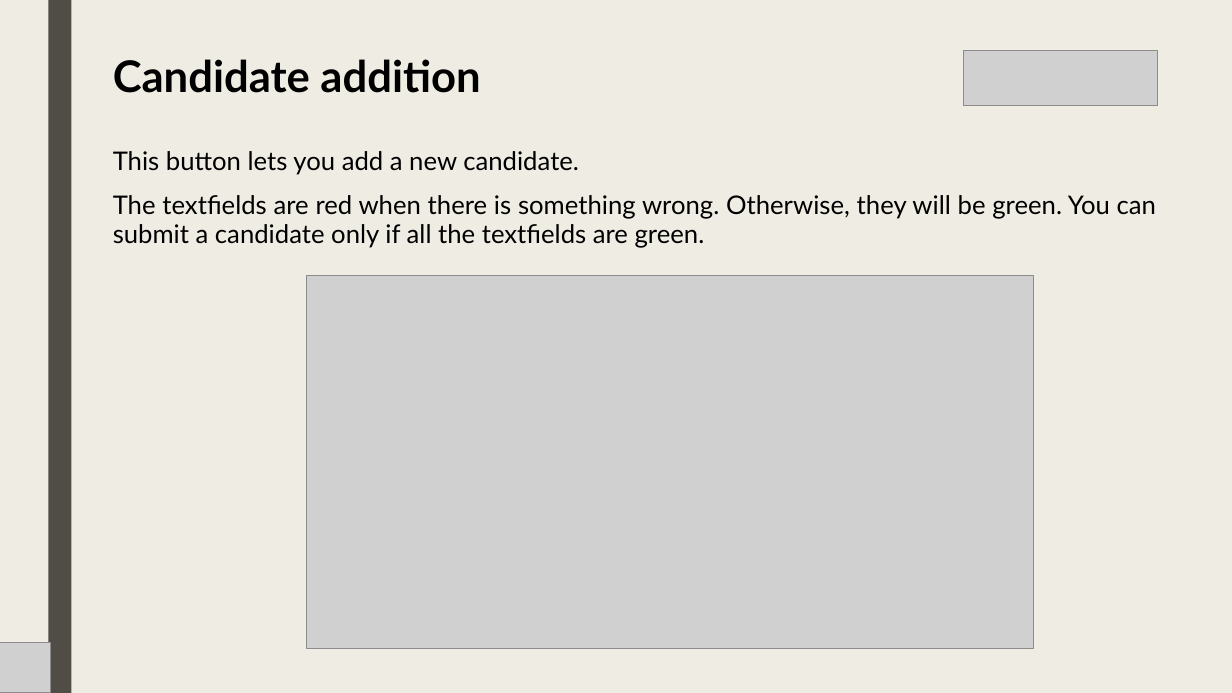
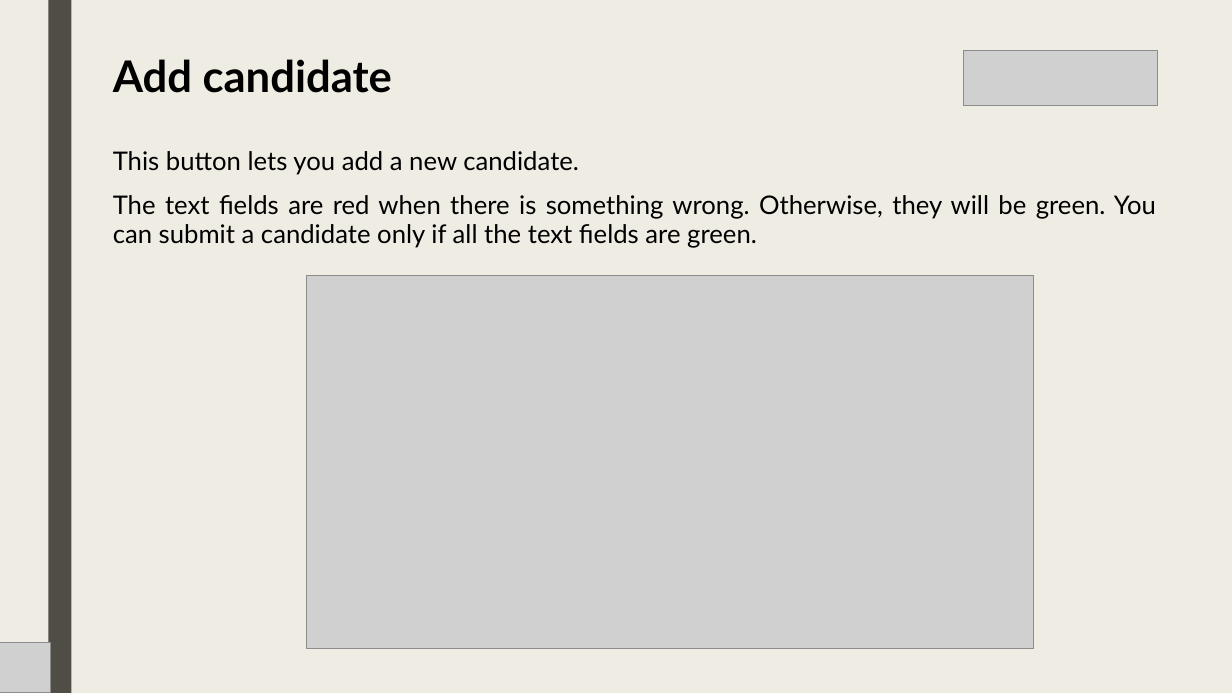
Before and after one commit to lt-scuolalavoro/suit, a slide deck: slide 13 of resources/EN - Suit Database + Backup Slides.pptx. Drawn at 1232x693 pixels with LibreOffice and Linux fonts; fonts in the diff are those of the drawing; grey boxes stand for pictures. Boxes give left, top, right and bottom in pixels: in the first picture for what was removed or moved away, otherwise in the second. Text is boxed around its words. In the diff, an @@ line names an element or a change of style, - is before the commit and + after.

Commit message:
Update the new presentation and the pdf

```diff
--- a/resources/EN - Suit Database + Backup Slides.pptx
+++ b/resources/EN - Suit Database + Backup Slides.pptx
@@ title at [113, 59, 392, 93]: text changed @@
-Candidate addition
+Add candidate
@@ text at [113, 195, 1156, 248]: spaces changed @@
-The textfields are red when there is something wrong. Otherwise, they will be green. You can submit a candidate only if all the textfields are green.
+The text fields are red when there is something wrong. Otherwise, they will be green. You can submit a candidate only if all the text fields are green.
```
Also in this commit, not shown: 4 other slides changed, 1 other file.
